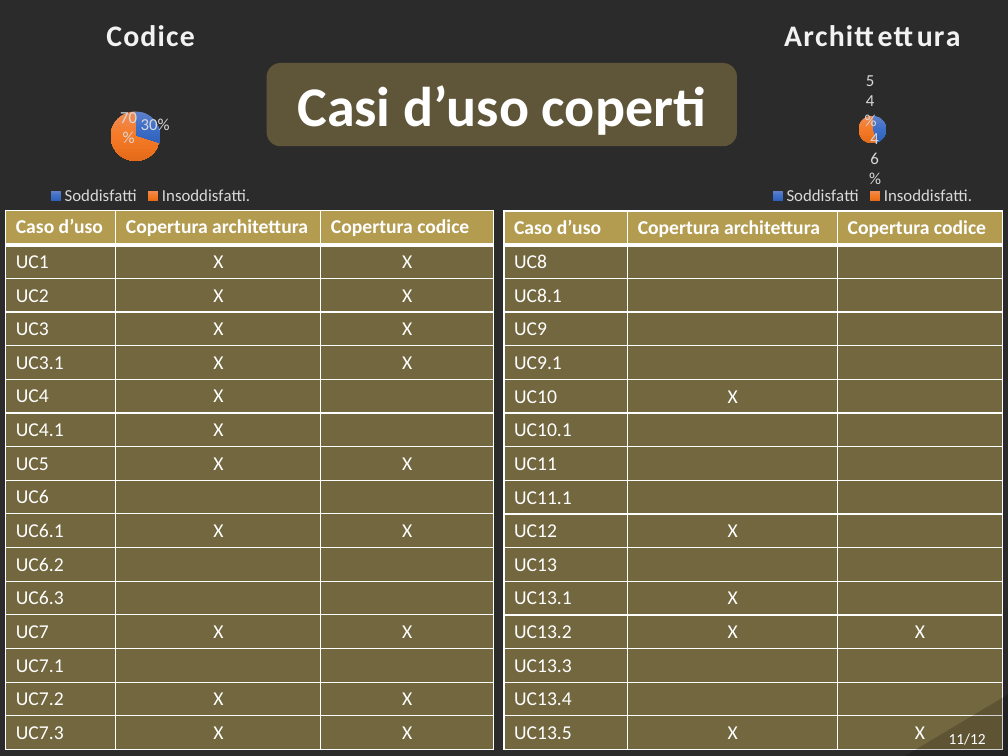
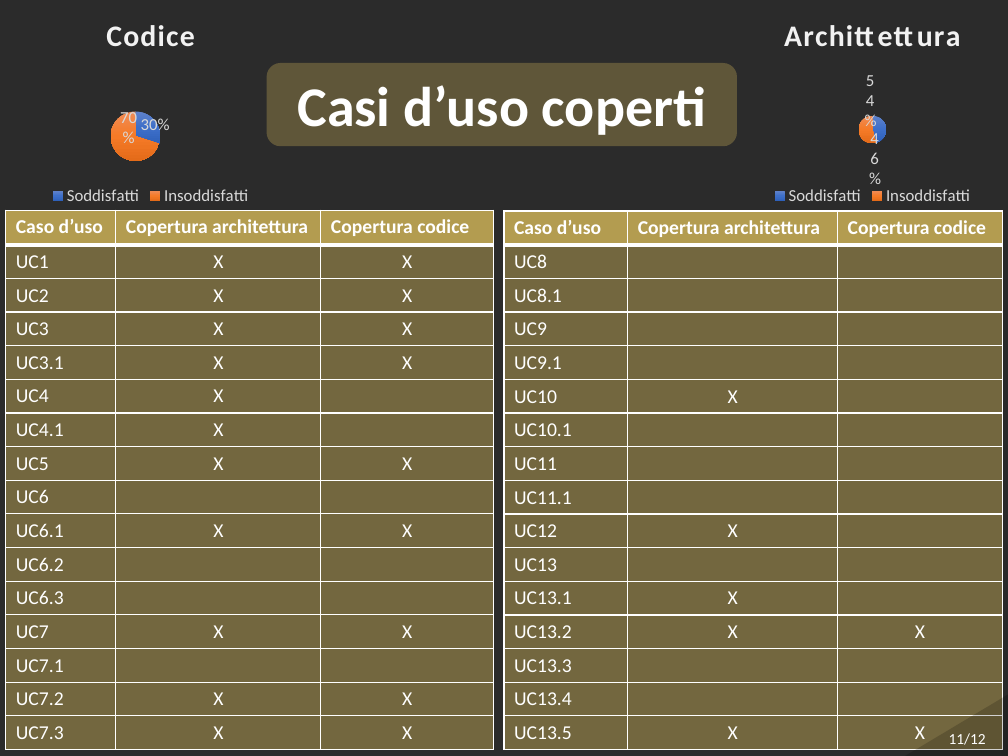
Before and after one commit to Italiaracerx/progettoSWE, a slide deck: slide 11 of Presentazioni/Presentazioni PB/Presentazione PB.pptx. Drawn at 1008x756 pixels with LibreOffice and Linux fonts; fonts in the diff are those of the drawing; background and template pictures are left out; a plain dark background stands for a picture behind light text. Boxes give left, top, right and bottom in pixels: in the first picture for what was removed or moved away, otherwise in the second. Text is boxed around its words. In the diff, an @@ line names an element or a change of style, - is before the commit and + after.

```diff
--- a/Presentazioni/Presentazioni PB/Presentazione PB.pptx
+++ b/Presentazioni/Presentazioni PB/Presentazione PB.pptx
@@ pie chart at box(0, 0, 301, 210) @@
-categories: Soddisfatti, Insoddisfatti.
+categories: Soddisfatti, Insoddisfatti
@@ legend changed @@
@@ pie chart at box(737, 0, 1008, 210) @@
-categories: Soddisfatti, Insoddisfatti.
+categories: Soddisfatti, Insoddisfatti
@@ legend changed @@
```
Also in this commit, not shown: 9 other slides changed.
